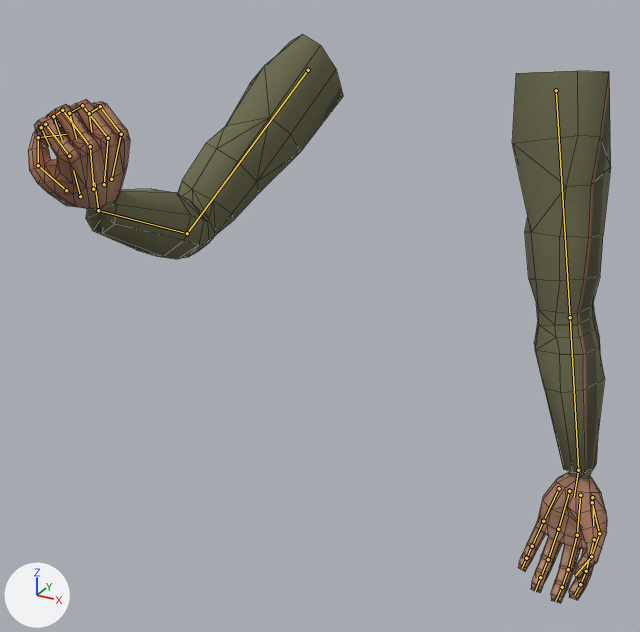
The FBX model Assets/ServiceArt/V19/Arms/service_arms.fbx: old version first, new version second.
Before and after are seen from a 50 mm camera at (0.513, -1.225, 1.802) aimed at (-0.052, -0.199, 1.288). The axes (+X, +Y, +Z) are drawn at lower left. The lights are the same throughout. The older version comes first. Both versions are drawn at frame 1 of the action 'Hold'; the numbers are the values there. The bones that change, and the others that lie on the model, are drawn over the model as lines. Mesh edges are drawn as thin lines.

The first picture shows 'ArmsMesh'.
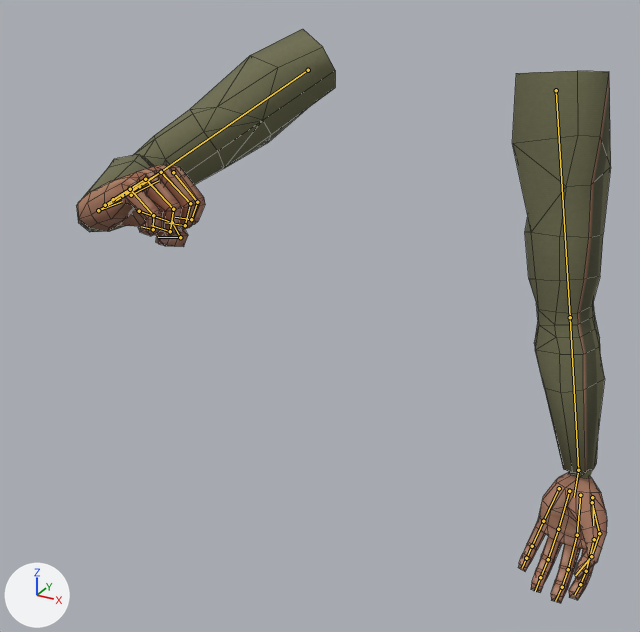
Changed parts and their boxes [x1, y1, x2, y2] in the pictures (640 x 632 px):
```json
{"object": "ArmsMesh", "change": "posed", "before": [28, 34, 611, 603], "after": [77, 29, 611, 603], "on screen": "8% narrower"}
{"bone": "upper_arm.R", "before": "(308, 70) to (187, 233)", "after": "(308, 70) to (139, 186)"}
{"bone": "hand.R", "before": "(98, 210) to (94, 182)", "after": "(98, 210) to (122, 201)"}
```

Scene script edits in JSON lines:
```json
{"block": "bone_upper_arm_r", "where": "bone_upper_arm_r = bpy.data.objects['ArmsRig'].pose.bones['upper_arm.R']  # child of 'shoulder.R'"}
{"op": "set", "path": "bone_upper_arm_r.rotation_quaternion", "old": "(0.844, 0.42, 0.105, 0.317)", "new": "(0.878, 0.472, -0.063, 0.048)", "note": "degrees (51, -5, 39) -> degrees (56, -9, 2)"}
{"block": "bone_hand_r", "where": "bone_hand_r = bpy.data.objects['ArmsRig'].pose.bones['hand.R']  # child of 'forearm.R'"}
{"op": "set", "path": "bone_hand_r.rotation_quaternion", "old": "(0.043, 0.088, 0.882, 0.461)", "new": "(0.811, 0.563, -0.159, 0.007)", "note": "degrees (-55, -180, -11) -> degrees (71, -15, -10)"}
```
